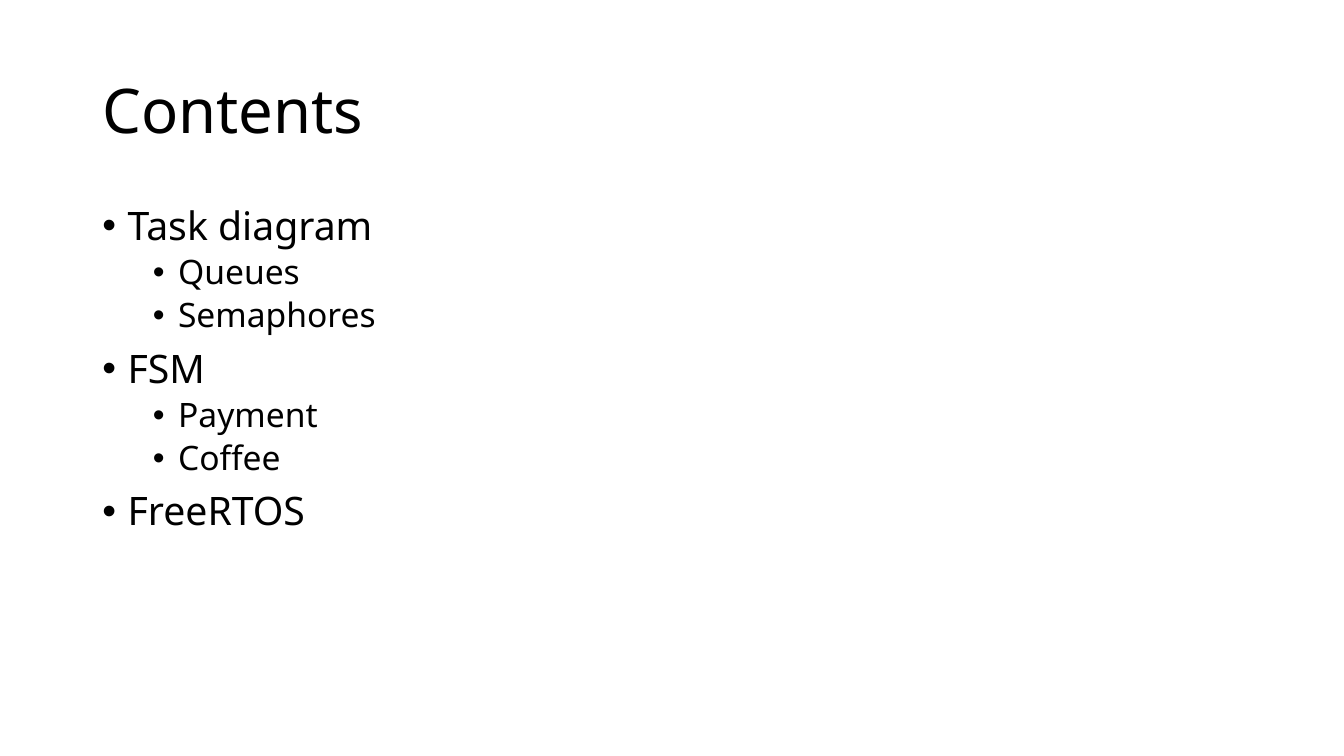
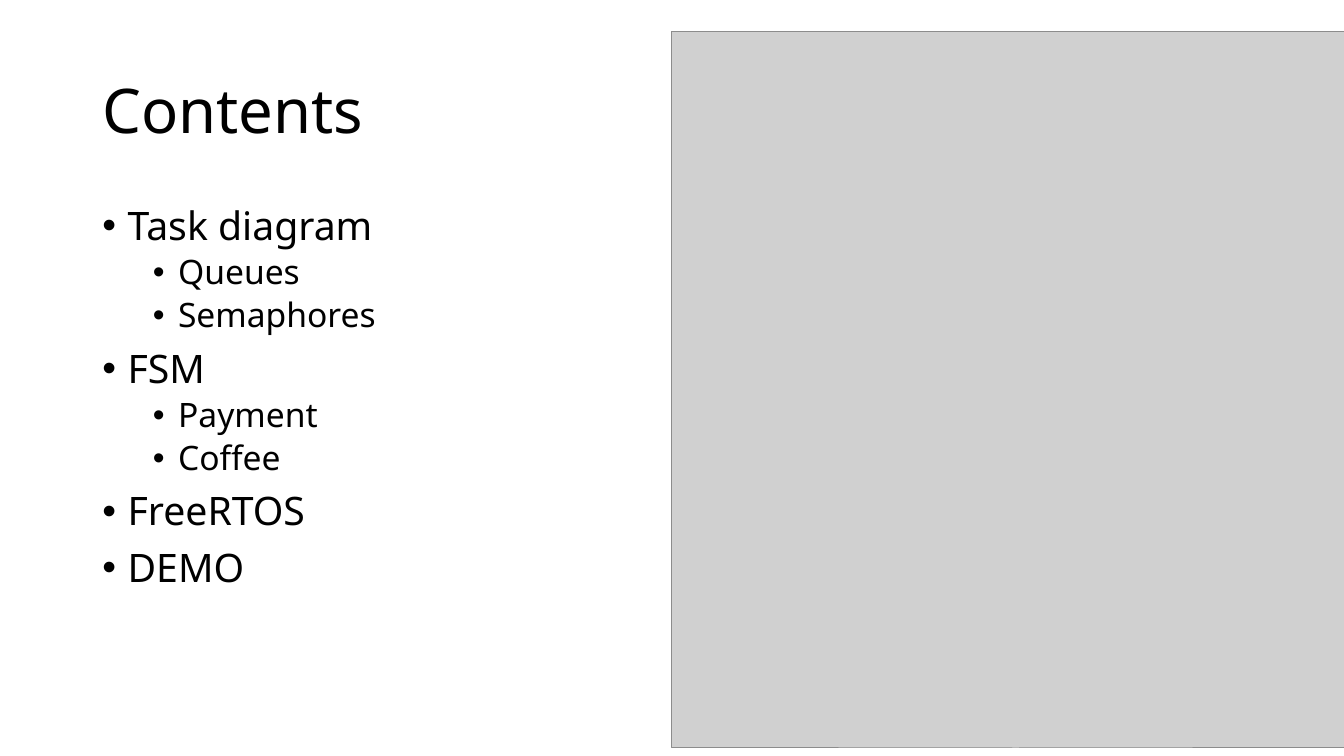
Before and after one commit to Megalegomand/RB4-EMP-Final-Assigment, a slide deck: slide 2 of PowerPoint Presentation/Presentation of our solution.pptx. Drawn at 1344x756 pixels with LibreOffice and Linux fonts; fonts in the diff are those of the drawing; grey boxes stand for pictures. Boxes give left, top, right and bottom in pixels: in the first picture for what was removed or moved away, otherwise in the second. Text is boxed around its words. In the diff, an @@ line names an element or a change of style, - is before the commit and + after.

```diff
--- a/PowerPoint Presentation/Presentation of our solution.pptx
+++ b/PowerPoint Presentation/Presentation of our solution.pptx
@@ picture added at (673, 31, 1344, 748) @@
@@ text at (128, 553, 244, 583): paragraph added @@
+• DEMO
```
Also in this commit, not shown: 2 other slides changed, 2 slides added, 1 slide removed.
